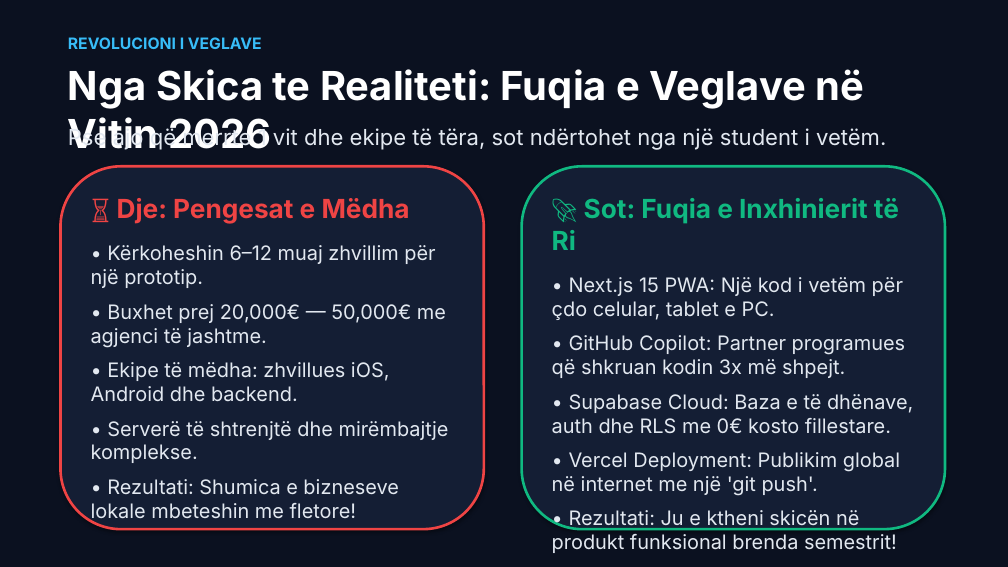
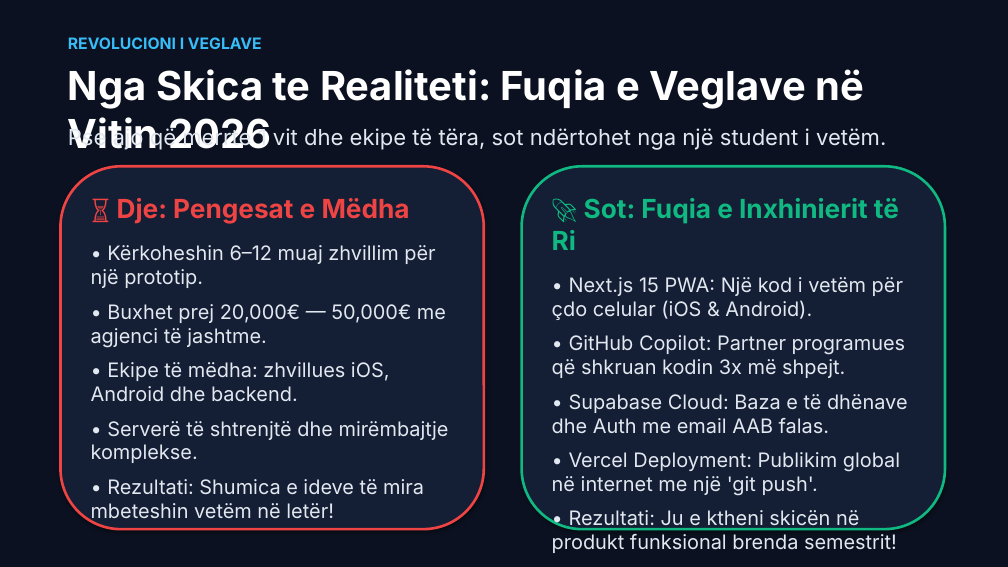
Before and after one commit to arbenl/arbenl.github.io, a slide deck: slide 3 of Jave1_Hyrje_Nextjs_PWA_Copilot_2026.pptx. Drawn at 1008x567 pixels with LibreOffice and Linux fonts; fonts in the diff are those of the drawing. Boxes give left, top, right and bottom in pixels: in the first picture for what was removed or moved away, otherwise in the second. Text is boxed around its words. In the diff, an @@ line names an element or a change of style, - is before the commit and + after.

```diff
--- a/Jave1_Hyrje_Nextjs_PWA_Copilot_2026.pptx
+++ b/Jave1_Hyrje_Nextjs_PWA_Copilot_2026.pptx
@@ text at bbox=[552, 277, 903, 320]: text changed @@
-• Next.js 15 PWA: Një kod i vetëm për çdo celular, tablet e PC.
+• Next.js 15 PWA: Një kod i vetëm për çdo celular (iOS & Android).
@@ text at bbox=[552, 394, 908, 434]: text changed @@
-• Supabase Cloud: Baza e të dhënave, auth dhe RLS me 0€ kosto fillestare.
+• Supabase Cloud: Baza e të dhënave dhe Auth me email AAB falas.
@@ text at bbox=[91, 479, 424, 523]: text changed @@
-• Rezultati: Shumica e bizneseve lokale mbeteshin me fletore!
+• Rezultati: Shumica e ideve të mira mbeteshin vetëm në letër!
```
Also in this commit, not shown: 12 other slides changed, 1 other file.
